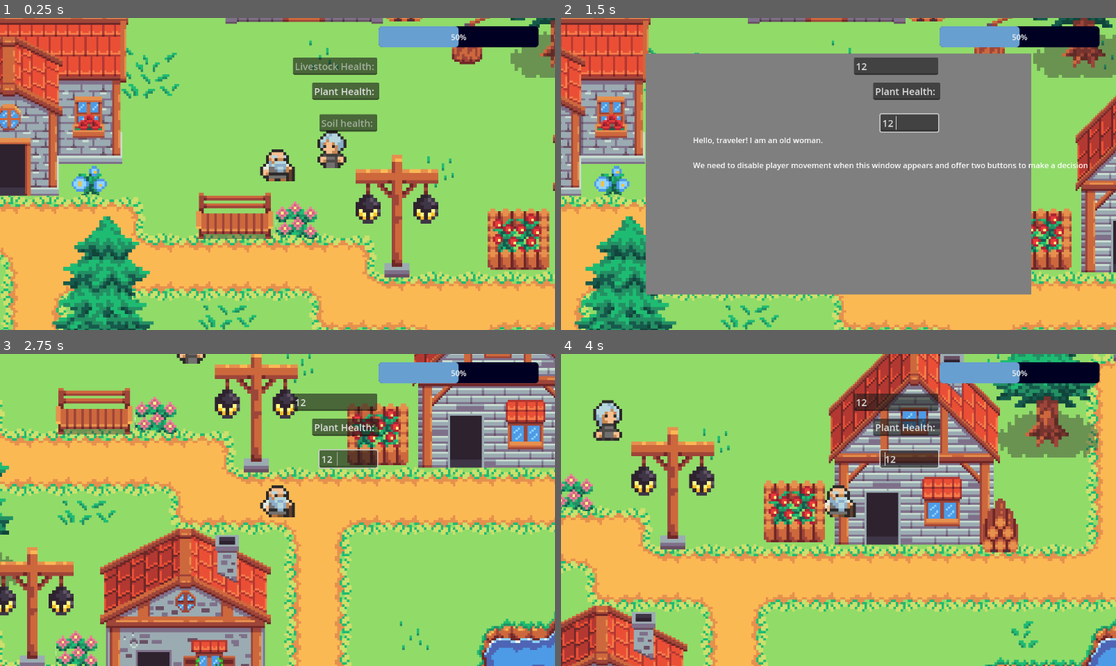
Above: before the commit, frames 1-4 (two rows, left to right).
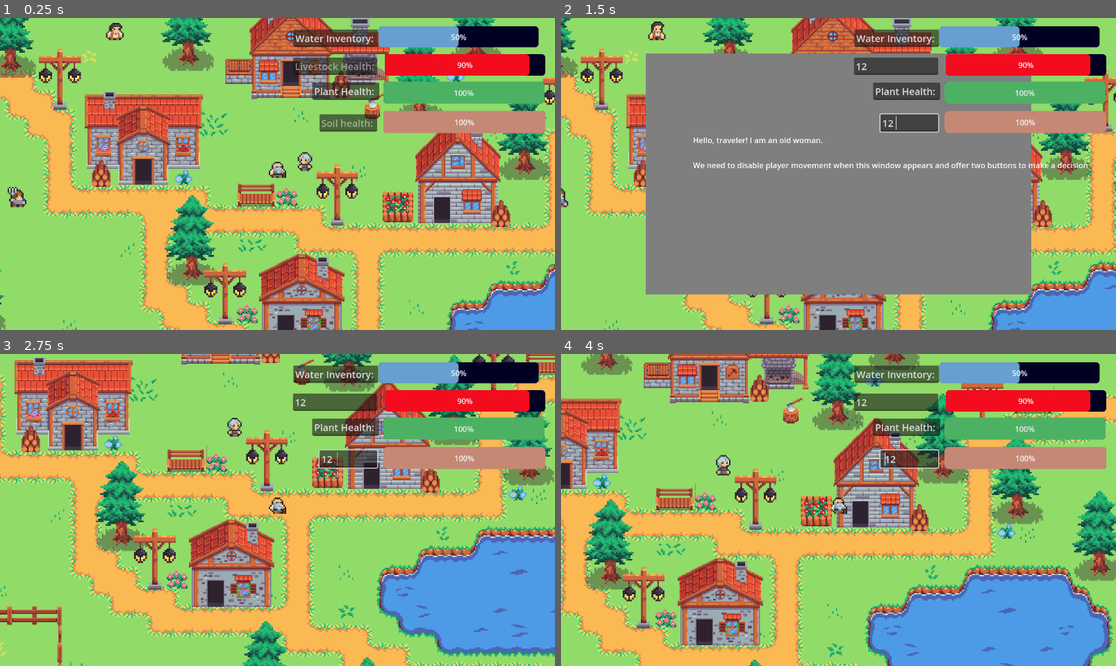
Above: after the commit, the same moments.

Repository: Sakesh-A/Game-Jam-Repo
Game: Godot game, scene res://scenes/game.tscn
The game is run twice, just before and just after one commit, with the same random seed, the same clock (stepped at 60 frames per second) and the same inputs. Before the commit the project has no main scene; this scene is started directly in both runs.
Inputs (mouse positions are in pixels of both pictures, inside the frame that each line leads up to):
- Up to frame 1 (0.25 s): no input
- Up to frame 2 (1.5 s): click (894, 64) at 0.52 s; type "12" at 0.6 s; click (910, 124) at 0.75 s; type "12" at 0.83 s; hold Right (ui_right) from 1.28 s (still down); tap Space (interact) at 1.35 s
- Up to frame 3 (2.75 s): release Right (ui_right) at 2.03 s; hold Down (ui_down) from 2.03 s (still down); tap Space (interact) at 2.1 s
- Up to frame 4 (4 s): release Down (ui_down) at 2.78 s; hold Right (ui_right) 2.78-3.53 s; tap Space (interact) at 2.85, 3.6 s; hold Up (ui_up) from 3.53 s (still down)

The runs differ from the first frame. In frame 1, 77% of the frame differs, in the area x 0-100%, y 0-100%; in frame 2, 42%; in frame 3, 71%; in frame 4, 78%.

Commit message:
changed zoom

Diff:
--- a/project.godot
+++ b/project.godot
@@ -11,7 +11,8 @@
 [application]
 
 config/name="Game Jam"
-config/features=PackedStringArray("4.3", "Forward Plus")
+run/main_scene="uid://cmisf2swqak7u"
+config/features=PackedStringArray("4.4", "Forward Plus")
 config/icon="res://icon.svg"
 
 [dotnet]
--- a/scenes/game.tscn
+++ b/scenes/game.tscn
@@ -131,10 +131,10 @@
 script = ExtResource("2_u5sy4")
 
 [node name="SoilHealth" type="ProgressBar" parent="CanvasLayer"]
-offset_left = 1555.0
-offset_top = 197.0
-offset_right = 1891.0
-offset_bottom = 243.0
+offset_left = 796.0
+offset_top = 193.0
+offset_right = 1132.0
+offset_bottom = 239.0
 theme_override_styles/background = SubResource("StyleBoxFlat_u5sy4")
 theme_override_styles/fill = SubResource("StyleBoxFlat_vtaks")
 step = 1.0
@@ -142,10 +142,10 @@
 script = ExtResource("3_vtaks")
 
 [node name="PlantHealth" type="ProgressBar" parent="CanvasLayer"]
-offset_left = 1556.0
-offset_top = 136.0
-offset_right = 1890.0
-offset_bottom = 182.0
+offset_left = 796.0
+offset_top = 132.0
+offset_right = 1130.0
+offset_bottom = 178.0
 theme_override_styles/background = SubResource("StyleBoxFlat_kvpfn")
 theme_override_styles/fill = SubResource("StyleBoxFlat_dinhu")
 step = 1.0
@@ -153,10 +153,10 @@
 script = ExtResource("4_kvpfn")
 
 [node name="LivestockHealth" type="ProgressBar" parent="CanvasLayer"]
-offset_left = 1555.0
-offset_top = 77.0
-offset_right = 1888.0
-offset_bottom = 122.0
+offset_left = 799.0
+offset_top = 75.0
+offset_right = 1132.0
+offset_bottom = 120.0
 theme_override_styles/background = SubResource("StyleBoxFlat_kvuet")
 theme_override_styles/fill = SubResource("StyleBoxFlat_trtic")
 step = 1.0
@@ -164,10 +164,10 @@
 script = ExtResource("5_dinhu")
 
 [node name="WaterLabel" type="LineEdit" parent="CanvasLayer"]
-offset_left = 1376.0
-offset_top = 20.0
-offset_right = 1552.0
-offset_bottom = 56.0
+offset_left = 609.0
+offset_top = 24.0
+offset_right = 785.0
+offset_bottom = 60.0
 theme_override_font_sizes/font_size = 20
 text = "Water Inventory:"
 
@@ -211,6 +211,7 @@
 position = Vector2(1350, 781)
 
 [node name="Camera2D2" type="Camera2D" parent="Player"]
+zoom = Vector2(0.7, 0.7)
 
 [node name="Tree" parent="." instance=ExtResource("2_yqjtg")]
 position = Vector2(238, 330)
--- a/scenes/player.tscn
+++ b/scenes/player.tscn
@@ -103,3 +103,4 @@
 shape = SubResource("CircleShape2D_g2els")
 
 [node name="Camera2D" type="Camera2D" parent="."]
+zoom = Vector2(0.5, 0.5)
Not shown: 1 places in scenes/game.tscn that only renumber resources
